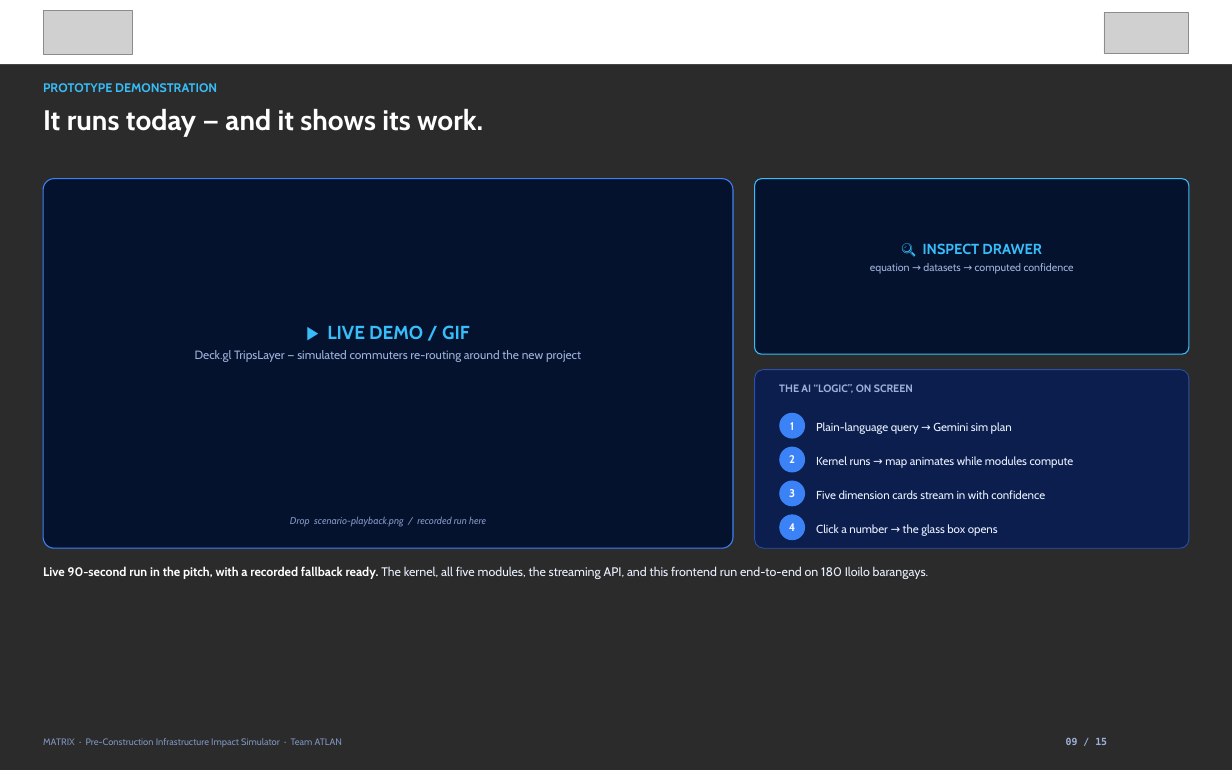
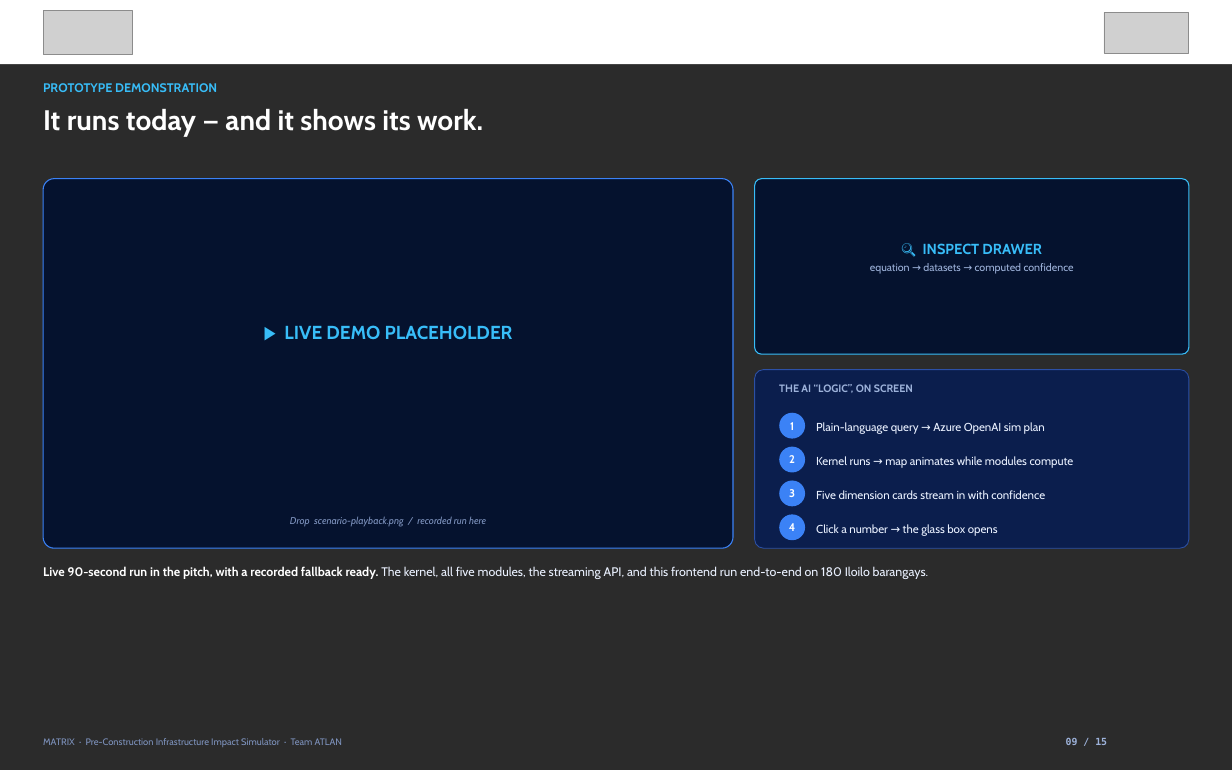
Before and after one commit to delatorrecj/matrix, a slide deck: slide 9 of presentation/deck/Smart Cities_PUP_ATLAN_PitchDeck.pptx. Drawn at 1232x770 pixels with LibreOffice and Linux fonts; fonts in the diff are those of the drawing; grey boxes stand for pictures; background and template pictures are left out; a plain dark background stands for a picture behind light text. Boxes give left, top, right and bottom in pixels: in the first picture for what was removed or moved away, otherwise in the second. Text is boxed around its words. In the diff, an @@ line names an element or a change of style, - is before the commit and + after.

Commit message:
feat: add presentation automation scripts, project documentation, and initial slide deck content

```diff
--- a/presentation/deck/Smart Cities_PUP_ATLAN_PitchDeck.pptx
+++ b/presentation/deck/Smart Cities_PUP_ATLAN_PitchDeck.pptx
@@ text at (284,325,513,340): text changed; size 14 to 22 pt; text colour #9DB2DA to #38BDF8; bold on @@
-▶ LIVE DEMO / GIF
-Deck.gl TripsLayer — simulated commuters re-routing around the new project
+▶ LIVE DEMO PLACEHOLDER
@@ text at (816,422,1045,434): text changed @@
-Plain-language query → Gemini sim plan
+Plain-language query → Azure OpenAI sim plan
```
Also in this commit, not shown: 14 other slides changed, 8 other files.
